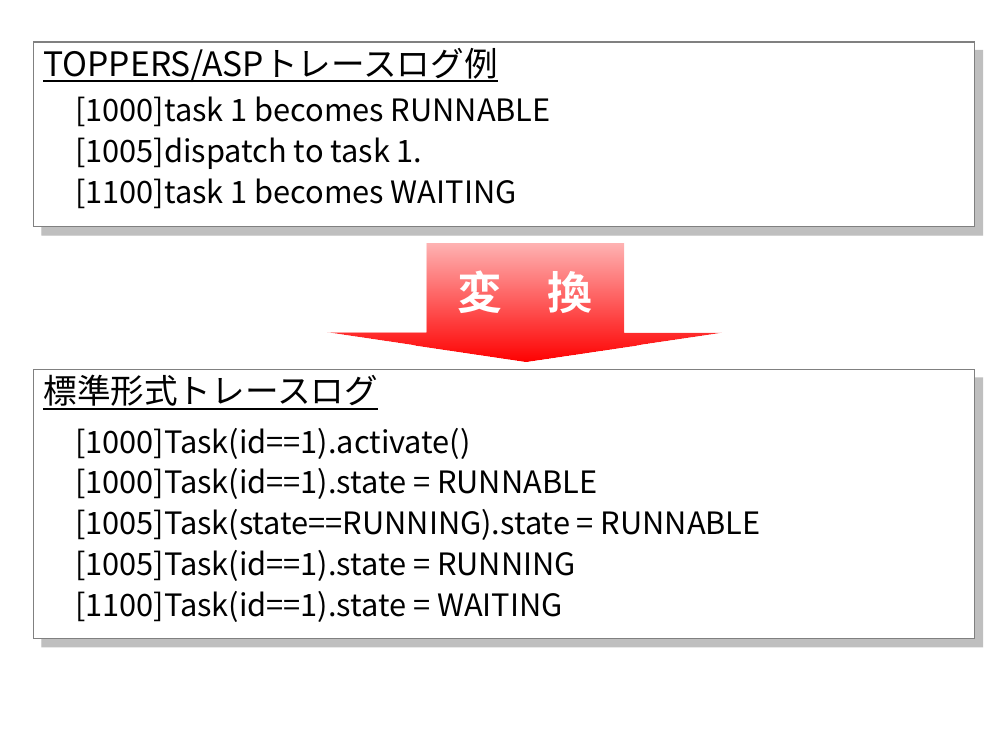
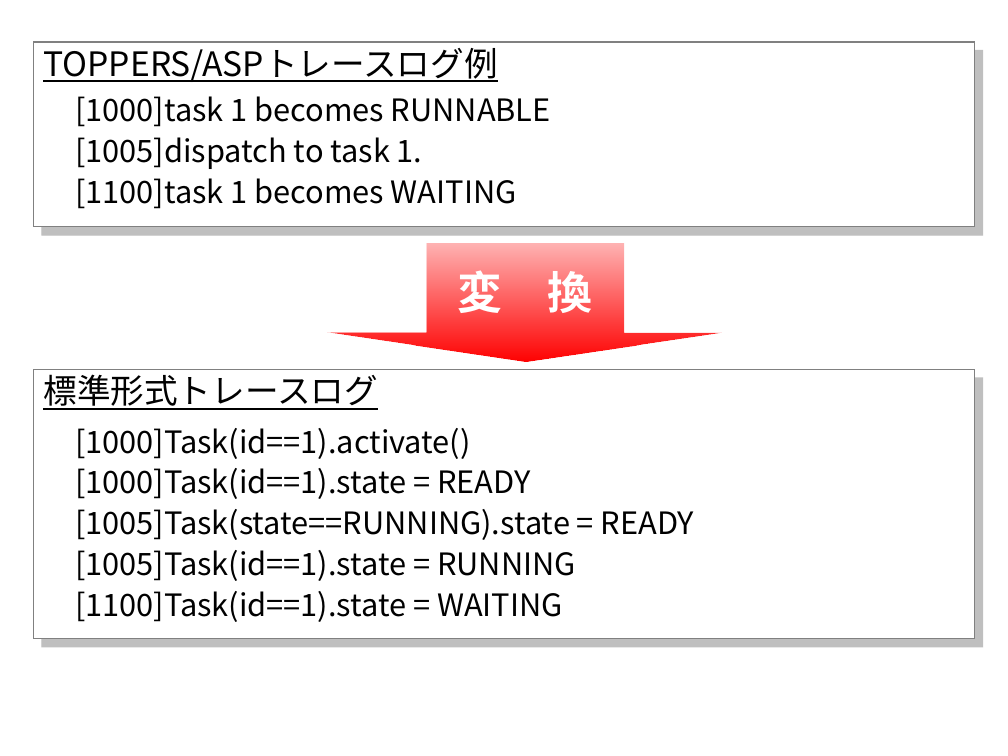
Before and after one commit to YixiaoLi/tlv4mc, a slide deck: slide 10 of doc/masterThesis/2008/goto/img/figures.ppt. Drawn at 1008x756 pixels with LibreOffice and Linux fonts; fonts in the diff are those of the drawing. Boxes give left, top, right and bottom in pixels: in the first picture for what was removed or moved away, otherwise in the second. Text is boxed around its words. In the diff, an @@ line names an element or a change of style, - is before the commit and + after.

```diff
--- a/doc/masterThesis/2008/goto/img/figures.ppt
+++ b/doc/masterThesis/2008/goto/img/figures.ppt
@@ text at [75, 468, 694, 540]: text changed @@
-[1000]Task(id==1).state = RUNNABLE
-[1005]Task(state==RUNNING).state = RUNNABLE
+[1000]Task(id==1).state = READY
+[1005]Task(state==RUNNING).state = READY
```
Also in this commit, not shown: 2 other slides changed, 11 other files.
